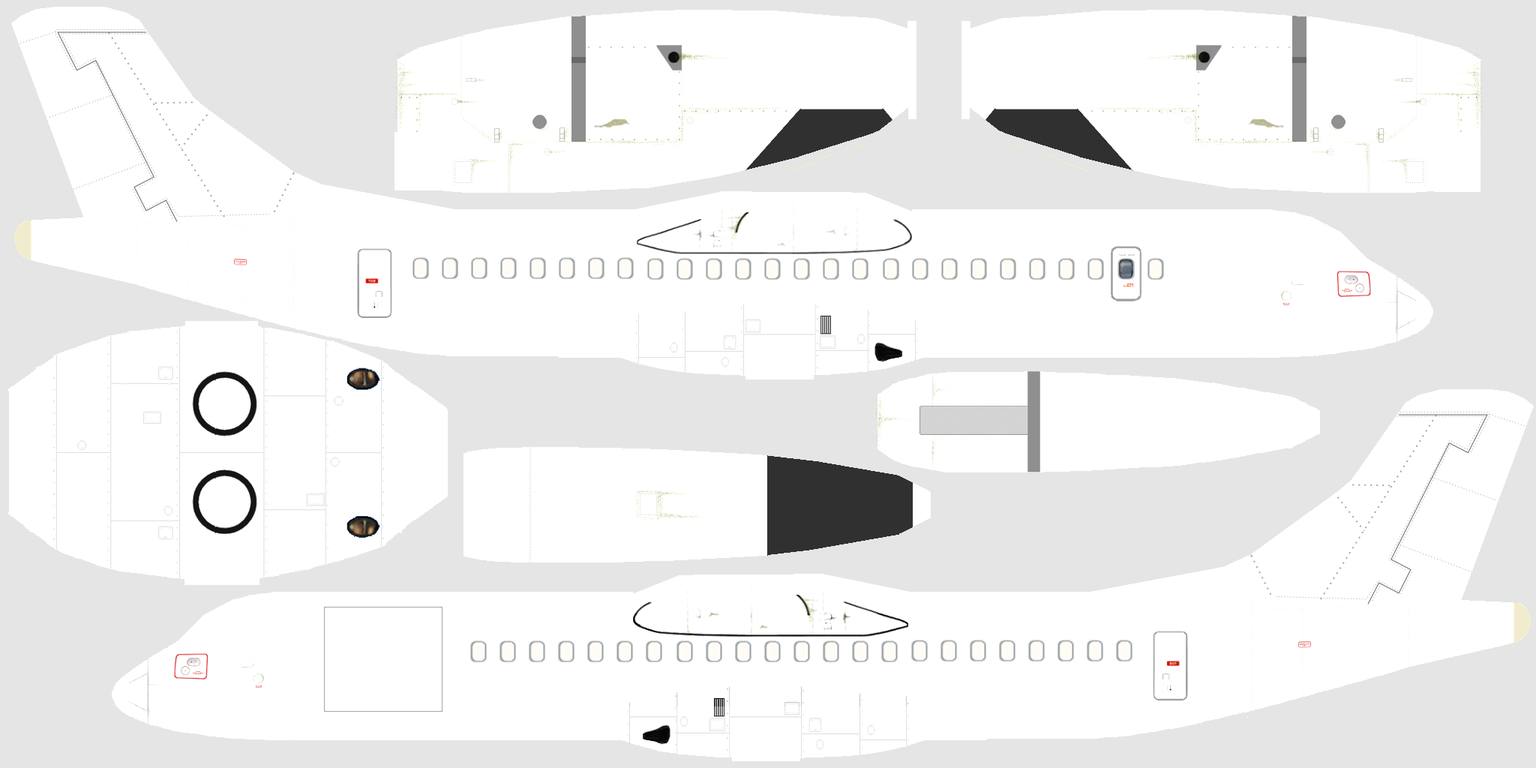
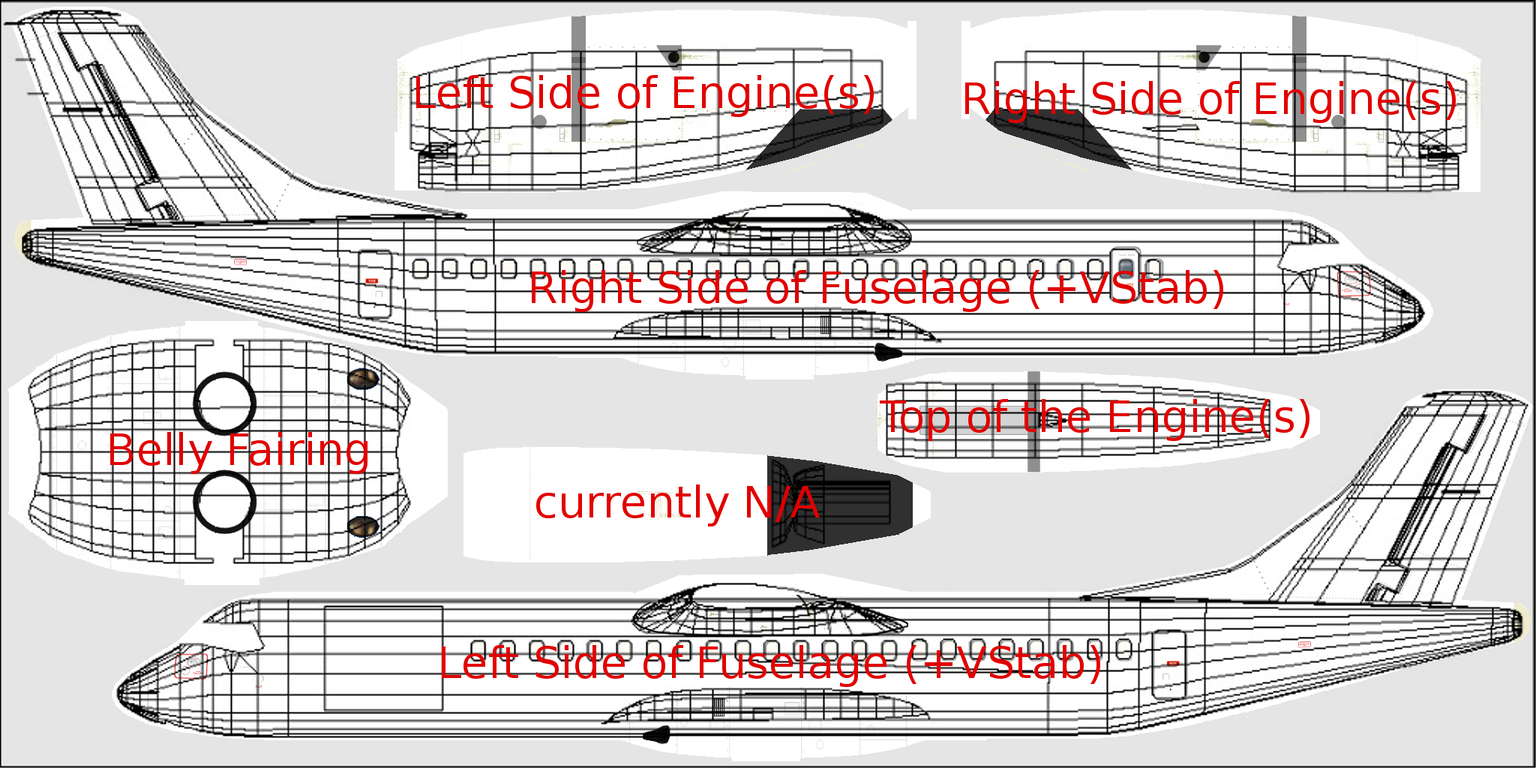
Revision of a layered 1536 x 768 image; what changed, layer by layer:
added layer "Labels" above "UVMap" over (110, 74, 1456, 687)
added layer "UVMap" above "Lines" over (0, 0, 1536, 768)
